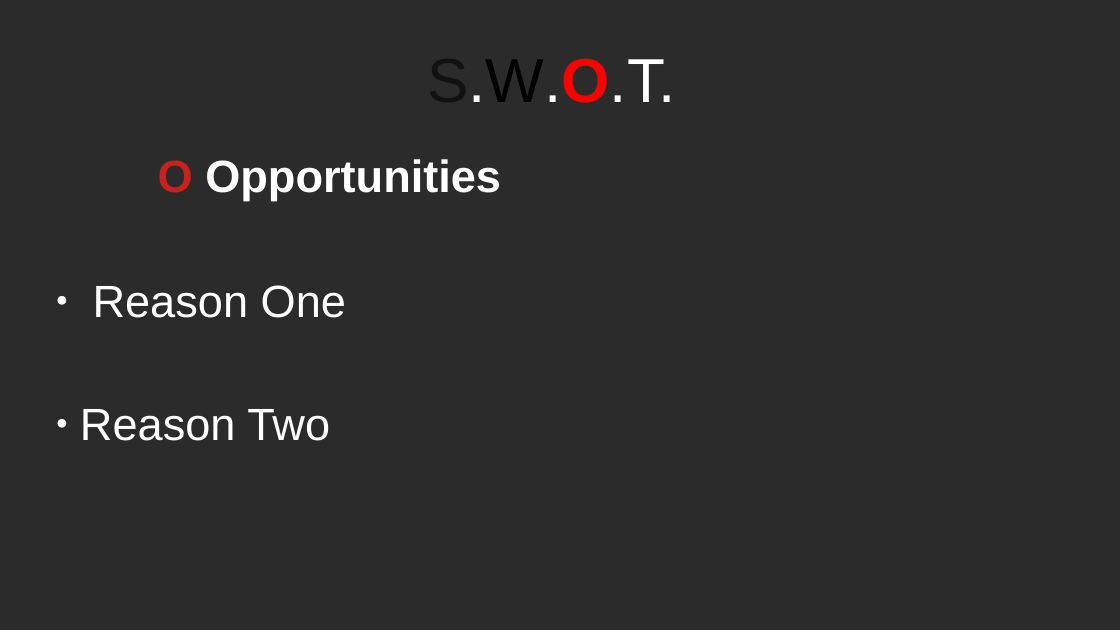
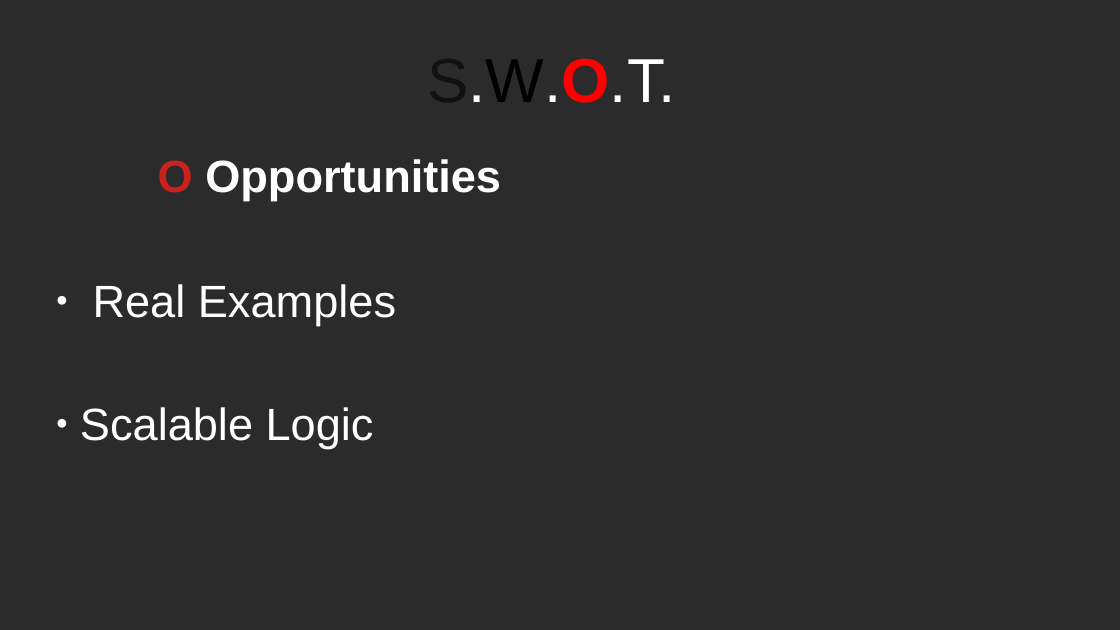
Before and after one commit to RayAndrade/JavaScriptStudy, a slide deck: slide 12 of Creational/Factory/swot.odp. Drawn at 1120x630 pixels with LibreOffice and Linux fonts; fonts in the diff are those of the drawing; background and template pictures are left out; a plain dark background stands for a picture behind light text. Boxes give left, top, right and bottom in pixels: in the first picture for what was removed or moved away, otherwise in the second. Text is boxed around its words. In the diff, an @@ line names an element or a change of style, - is before the commit and + after.

```diff
--- a/Creational/Factory/swot.odp
+++ b/Creational/Factory/swot.odp
@@ subtitle at [80,284,396,448]: text changed @@
-● Reason One
-● Reason Two
+● Real Examples
+● Scalable Logic
```
Also in this commit, not shown: 12 other slides changed, 48 other files.
